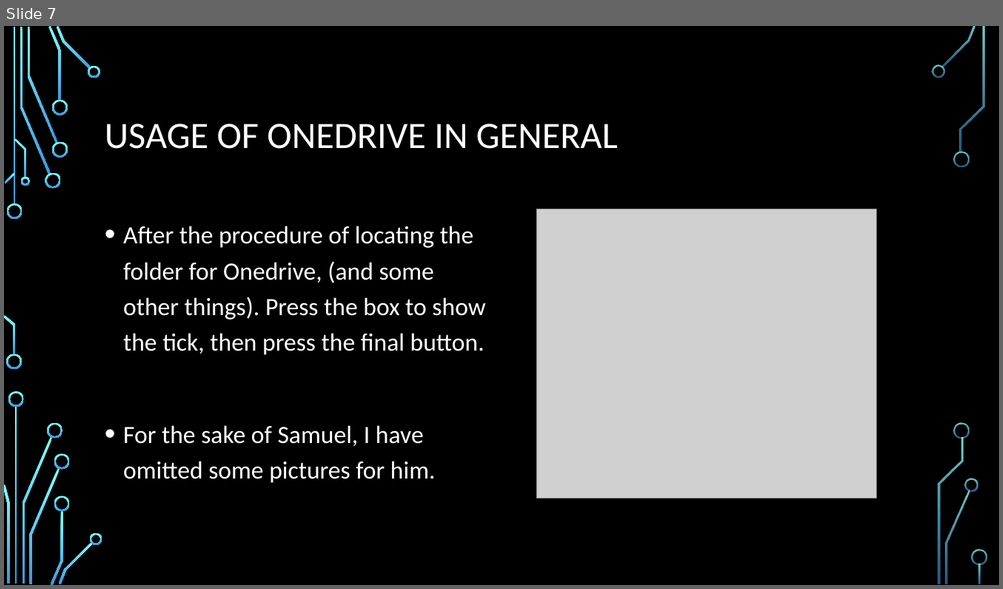
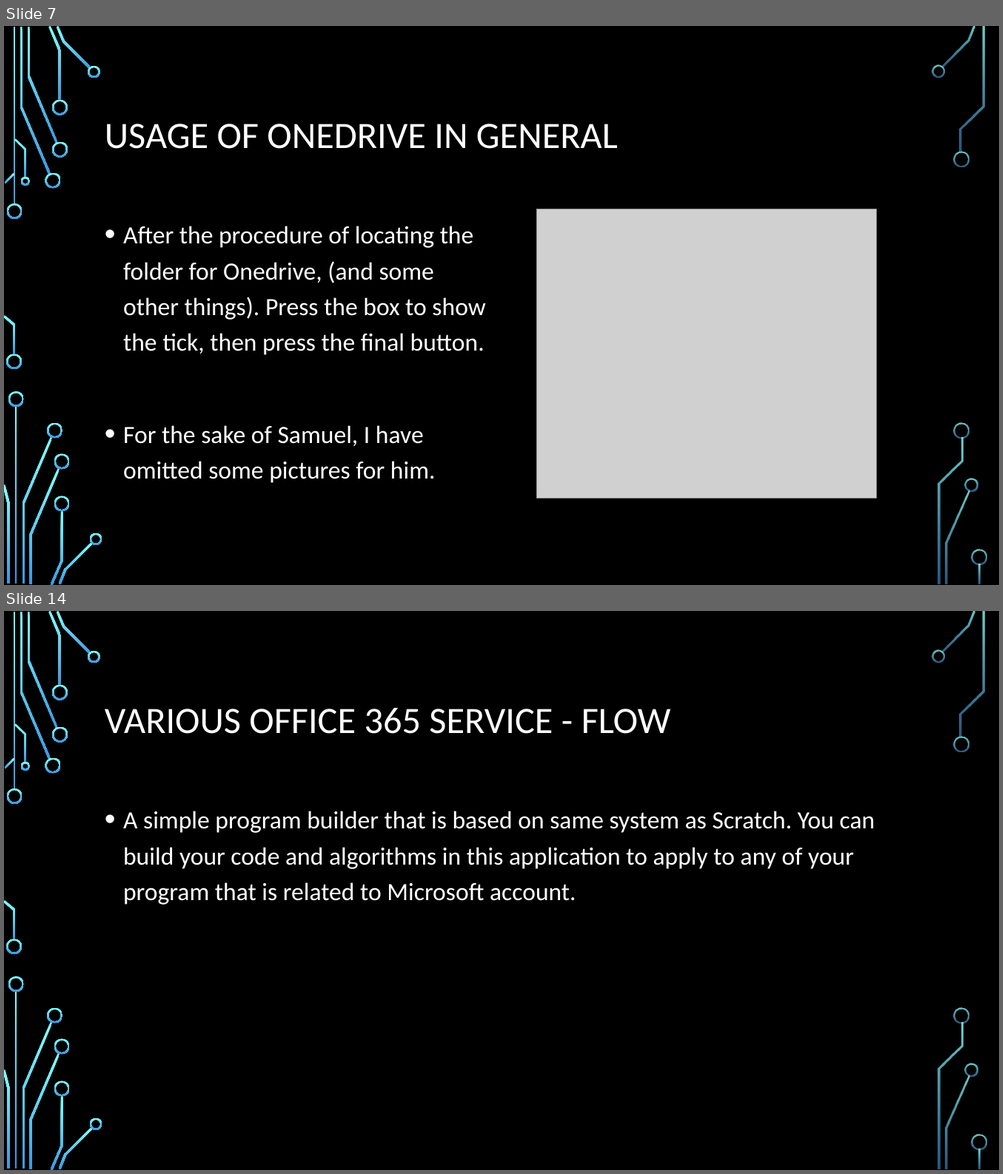
Before and after one commit to HIS-Computer-Club/MSOffice, a slide deck: MSOffice.pptx. Shown one above the other, each under a label of ours: slide 7 before the commit, slides 7 and 14 after it; the slides between them are not shown. The pictures are 1003x589 and 1003x1174 pixels, drawn with LibreOffice and Linux fonts; fonts in the diff are those of the drawing; grey boxes stand for pictures; background and template pictures are left out. Boxes give left, top, right and bottom in pixels: in the first picture for what was removed or moved away, otherwise in the second. Text is boxed around its words. In the diff, an @@ line names an element or a change of style, - is before the commit and + after.

Commit message:
Added new various apps about MSOffice.

```diff
--- a/MSOffice.pptx
+++ b/MSOffice.pptx
@@ slide 14 added at bbox=[4, 611, 999, 1170], background picture (left out); not listed: 36 template elements that a slide beside it also shows @@
@@ title added at bbox=[105, 708, 671, 734], 36 pt, text #FFFFFF @@
+VARIOUS OFFICE 365 SERVICE - FLOW
@@ text added at bbox=[123, 811, 875, 905], 24 pt, text #FFFFFF @@
+• A simple program builder that is based on same system as Scratch. You can build your code and algorithms in this application to apply to any of your program that is related to Microsoft account.
```
Also in this commit, not shown: 1 slide changed, 8 other slides added.
